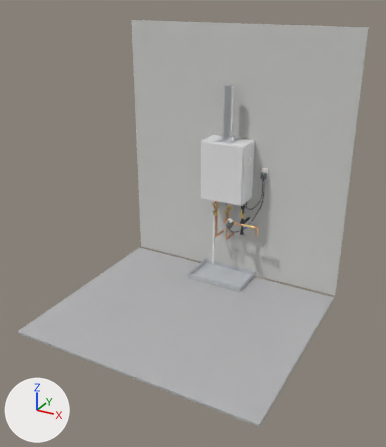
One commit to the glTF model gas_tankless_water_heater_noncondensing.glb: the scene before it, then after it.
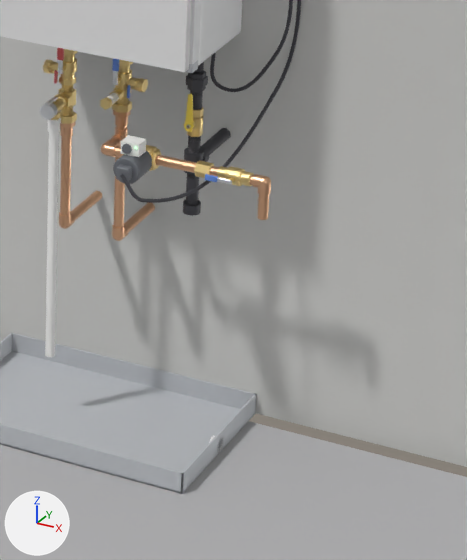
There are two pictures of each version: one whole from a camera (50 mm lens) standing at (2.21, -4.59, 2.9) and looking at (0.12, -0.79, 1.0), one close up on the part from 53% to 77% of the width and 43% to 68% of the height. Every picture has the same lights, and +X, +Y and +Z are marked at lower left. The last two pictures show the newer version. Where no turn or scale is listed for an object, it has been applied to the vertices.

Names of what the first close-up shows: 'chassis', 'chassis_hollow', 'cold_supply_line', 'drain_pan', 'gas_drip_leg', 'hot_supply_line', 'prv_discharge', 'qa_floor', 'qa_wall', 'recirc_cord', 'recirc_pump', 'recirc_return' and 15 more.
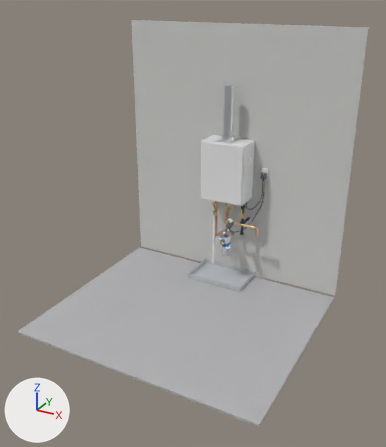
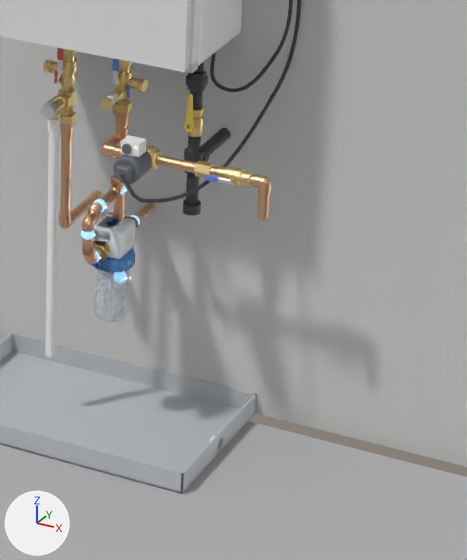
Not visible in the close-ups: 'dose_packet_03'.

The change, as a list of edits to the scene's bpy script:
```text
Add ob_scale_inhibitor_loop:
    ob_scale_inhibitor_loop = bpy.data.objects.new('scale_inhibitor_loop', me_scale_inhibitor_loop)  # 900 vertices, 1764 faces; spans x 0.021..0.05, y -0.043..0.3, z 0.437..0.785; in mat_mat_copper (beige #ddad89), mat_mat_brass (yellow #e5cb8b)
    ob_scale_inhibitor_loop.location = (0.0, 0.0, 0.0)
Add ob_scale_inhibitor_section:
    ob_scale_inhibitor_section = bpy.data.objects.new('scale_inhibitor_section', me_scale_inhibitor_section)  # 1228 vertices, 2276 faces; spans x -0.048..0.023, y -0.1..0.1, z -0.19..0.046; in mat_si_head (white #f3f5f7), mat_si_arrow (blue #5081bf), mat_mat_cut (beige #f7bc7c), mat_si_way (blue #7caace), mat_si_blue (blue #5999da), mat_si_clear (white #e7f3fd), mat_mat_brass (yellow #e5cb8b)
    ob_scale_inhibitor_section.location = (0.035, 0.1, 0.45)
Add ob_scale_inhibitor:
    ob_scale_inhibitor = bpy.data.objects.new('scale_inhibitor', me_scale_inhibitor)  # 1584 vertices, 3028 faces; spans x -0.048..0.048, y -0.1..0.1, z -0.19..0.046; in mat_si_head (white #f3f5f7), mat_si_arrow (blue #5081bf), mat_si_label (white #fcfcf9), mat_si_label_line (light grey #bfc4cb), mat_si_blue (blue #5999da), mat_si_clear (white #e7f3fd), mat_mat_brass (yellow #e5cb8b)
    ob_scale_inhibitor.location = (0.035, 0.1, 0.45)
Add ob_dose_packet_08:
    ob_dose_packet_08 = bpy.data.objects.new('dose_packet_08', me_dose_packet_08)  # a UV sphere (14 segments, 8 rings, poles along z) spanning x -0.0145..0.0145, y -0.0142..0.0142, z -0.0145..0.0145; in mat_si_dose (blue #90c8ff, glowing blue #89c4ff)
    ob_dose_packet_08.location = (0.035, 0.123, 0.56)
Add ob_dose_packet_07:
    ob_dose_packet_07 = bpy.data.objects.new('dose_packet_07', me_dose_packet_07)  # a UV sphere (14 segments, 8 rings, poles along z) spanning x -0.0145..0.0145, y -0.0142..0.0142, z -0.0145..0.0145; in mat_si_dose (blue #90c8ff, glowing blue #89c4ff)
    ob_dose_packet_07.location = (0.035, 0.025, 0.56)
Add ob_dose_packet_06:
    ob_dose_packet_06 = bpy.data.objects.new('dose_packet_06', me_dose_packet_07.copy())
    ob_dose_packet_06.location = (0.035, -0.03, 0.517)
Add ob_dose_packet_05:
    ob_dose_packet_05 = bpy.data.objects.new('dose_packet_05', me_dose_packet_05)  # a UV sphere (14 segments, 8 rings, poles along z) spanning x -0.0145..0.0145, y -0.0142..0.0142, z -0.0145..0.0145; in mat_si_dose (blue #90c8ff, glowing blue #89c4ff)
    ob_dose_packet_05.location = (0.035, 0.001, 0.45)
Add ob_dose_packet_03:
    ob_dose_packet_03 = bpy.data.objects.new('dose_packet_03', me_dose_packet_03)  # a UV sphere (14 segments, 8 rings, poles along z) spanning x -0.0145..0.0145, y -0.0142..0.0142, z -0.0145..0.0145; in mat_si_dose (blue #90c8ff, glowing blue #89c4ff)
    ob_dose_packet_03.location = (0.058, 0.09, 0.369)
Add ob_dose_packet_01:
    ob_dose_packet_01 = bpy.data.objects.new('dose_packet_01', me_dose_packet_08.copy())
    ob_dose_packet_01.location = (0.035, 0.202, 0.45)
```

Changed parts and their boxes (x1, y1, x2, y2) in the close-ups (467 x 560 px):
'scale_inhibitor', added
    after: (92, 212, 139, 323)
'scale_inhibitor_loop', added
    after: (82, 96, 155, 264)
'scale_inhibitor_section', added
    after: (93, 217, 125, 322)
'dose_packet_06', added
    after: (81, 230, 94, 240)
'dose_packet_07', added
    after: (93, 199, 106, 212)
'dose_packet_01', added
    after: (131, 215, 140, 226)
'dose_packet_05', added
    after: (96, 251, 100, 262)
'dose_packet_08', added (mostly hidden)
    after: (121, 186, 126, 195)
